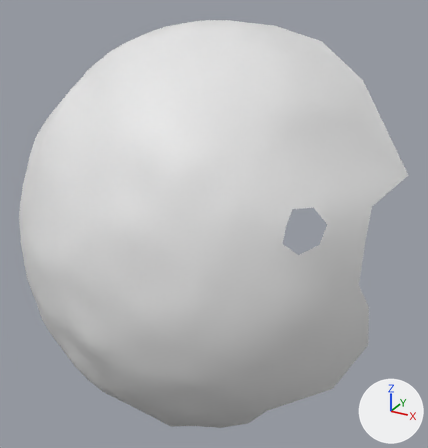
One commit to the OBJ model res/final/onecam_fullvolume/07/cleanedup/FullVolium.000165.obj: the scene before it, then after it.
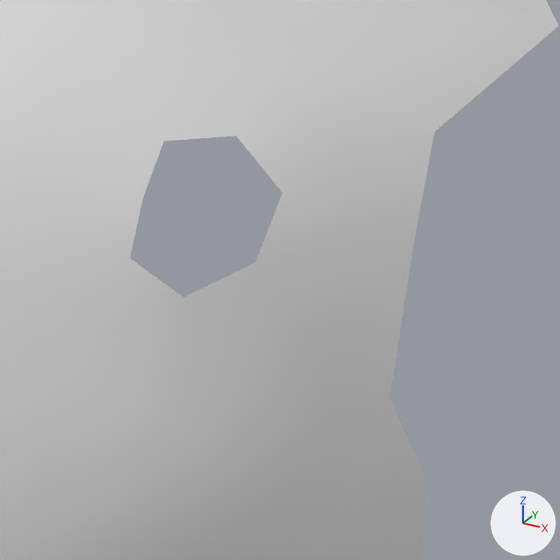
There are two pictures of each version: one whole from a camera (50 mm lens) standing at (611.9, 15.4, -75.2) and looking at (514.6, 192.4, -163.7), one close up on the part from 57% to 96% of the width and 37% to 74% of the height. Arrows for +X, +Y and +Z are at lower right; the lights stay in place. Where no turn or scale is listed for an object, it has been applied to the vertices.

In view in the first close-up: 'FullVolium.000165'.
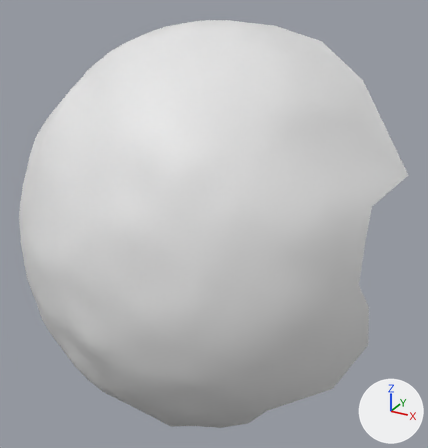
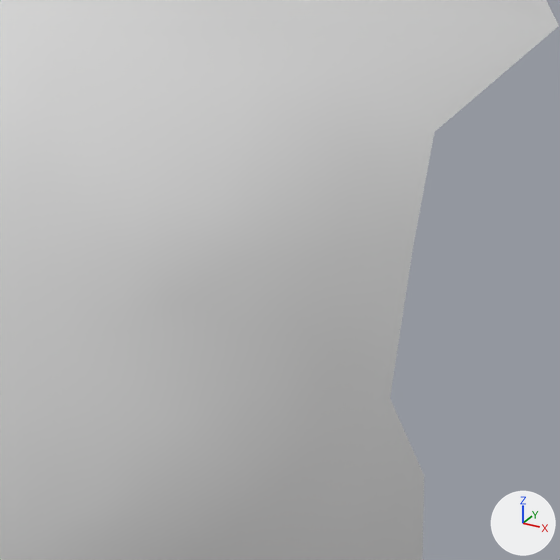
What differs and where, as boxes [x1, y1, x2, y2] in the close-ups (560 x 560 px):
```json
{"part": 1, "of": "me_fullvolium_000165", "change": "added", "after": [130, 136, 282, 297]}
```

Edits to the scene script, one JSON object a line:
```json
{"block": "me_fullvolium_000165", "where": "# used by ob_fullvolium_000165; location = (0.0, 0.0, 0.0)"}
{"op": "remove", "block": "me_fullvolium_000165", "code": "me_fullvolium_000165.from_pydata(...)  # 857 vertices, 1679 faces; spans x 431.9..578.7, y 133.4..239.3, z -237.2..-94.0"}
{"op": "add", "block": "me_fullvolium_000165", "code": "me_fullvolium_000165.from_pydata(...)  # 859 vertices, 1688 faces; spans x 431.9..578.7, y 133.4..239.3, z -237.2..-94.0"}
{"block": "me_fullvolium_000165", "change": "me_fullvolium_000165 part 1"}
{"block": "me_fullvolium_000165", "change": "2 vertices are added at (561.3, 161.8, -142.9), (560.2, 158.9, -145.9)"}
{"block": "me_fullvolium_000165", "change": "9 new faces join them"}
```
